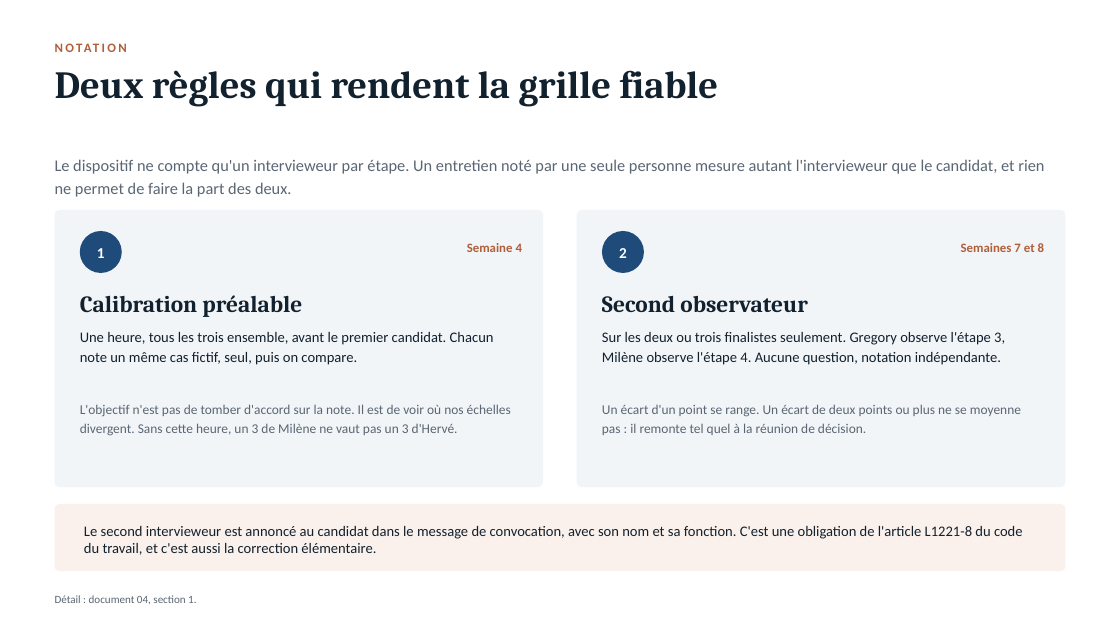
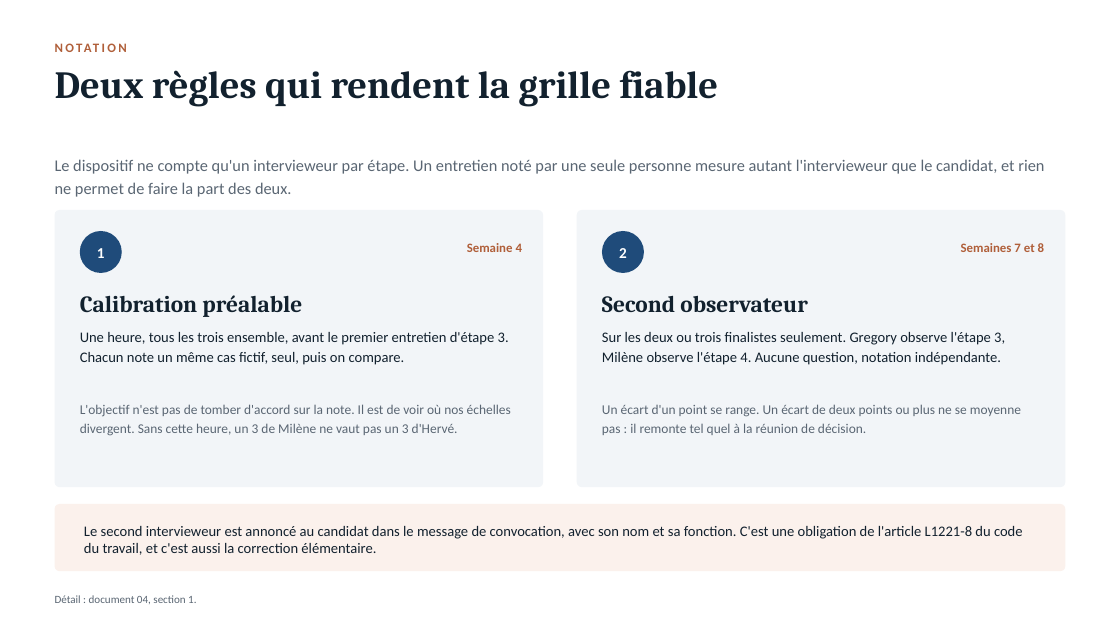
Before and after one commit to levygr/Recrutement, a slide deck: slide 15 of Plan-de-recrutement-presentation.pptx. Drawn at 1120x630 pixels with LibreOffice and Linux fonts; fonts in the diff are those of the drawing. Boxes give left, top, right and bottom in pixels: in the first picture for what was removed or moved away, otherwise in the second. Text is boxed around its words. In the diff, an @@ line names an element or a change of style, - is before the commit and + after.

```diff
--- a/Plan-de-recrutement-presentation.pptx
+++ b/Plan-de-recrutement-presentation.pptx
@@ text at [80, 332, 509, 365]: text changed @@
-Une heure, tous les trois ensemble, avant le premier candidat. Chacun note un même cas fictif, seul, puis on compare.
+Une heure, tous les trois ensemble, avant le premier entretien d'étape 3. Chacun note un même cas fictif, seul, puis on compare.
```
Also in this commit, not shown: 3 other slides changed, 9 other files.
